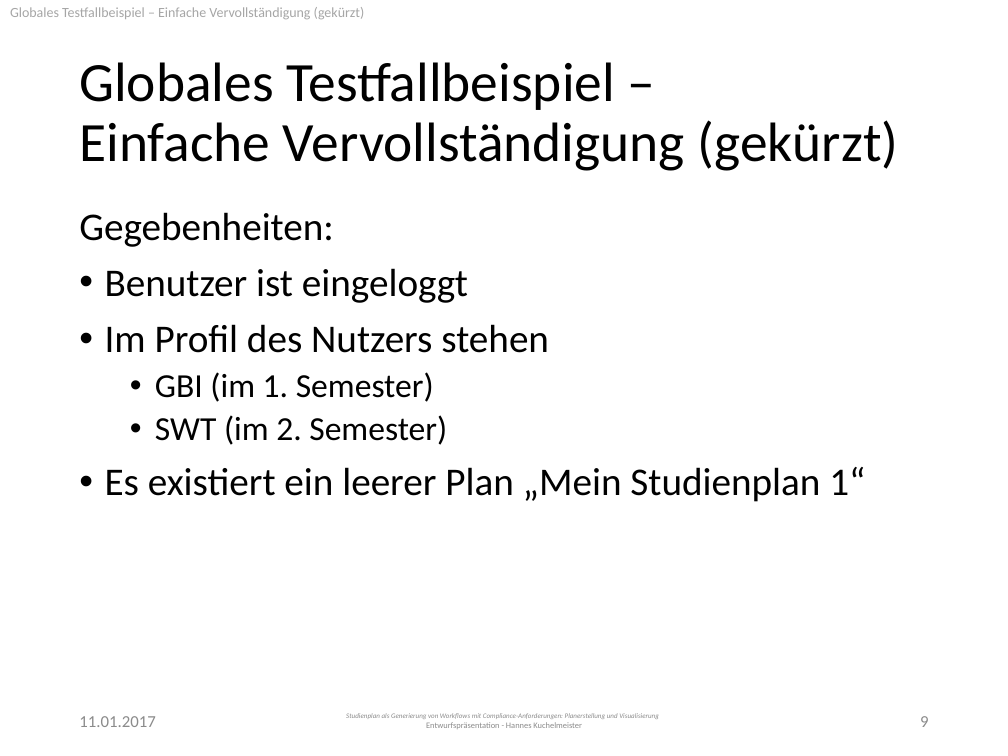
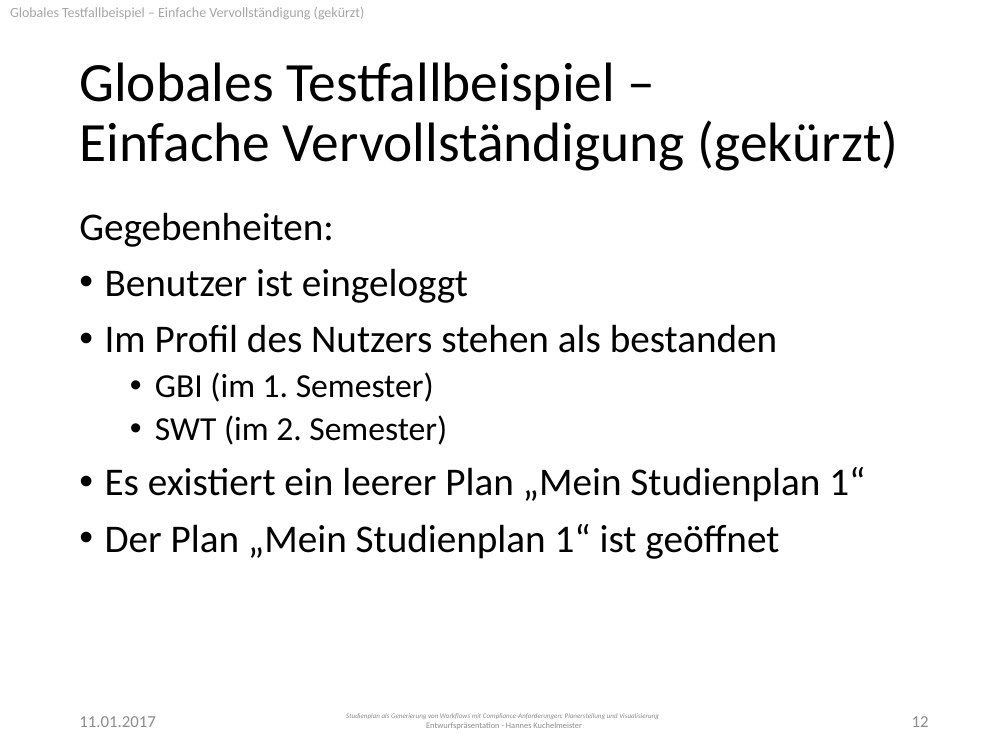
Before and after one commit to PSE-WS1617-IPD-Workflow/PSE_WS1617_IPD_Boehm_Studienplan, a slide deck: slide 12 of Entwurf/Presentation.pptx (slide 9 before the commit). Drawn at 1008x756 pixels with LibreOffice and Linux fonts; fonts in the diff are those of the drawing. Boxes give left, top, right and bottom in pixels: in the first picture for what was removed or moved away, otherwise in the second. Text is boxed around its words. In the diff, an @@ line names an element or a change of style, - is before the commit and + after.

```diff
--- a/Entwurf/Presentation.pptx
+++ b/Entwurf/Presentation.pptx
@@ text at (x1=105, y1=324, x2=777, y2=353): text changed @@
-• Im Profil des Nutzers stehen
+• Im Profil des Nutzers stehen als bestanden
@@ text at (x1=105, y1=524, x2=779, y2=559): paragraph added @@
+• Der Plan „Mein Studienplan 1“ ist geöffnet
@@ page number at (x1=912, y1=716, x2=929, y2=727): text changed @@
-9
+12
```
Also in this commit, not shown: 3 slides added.
